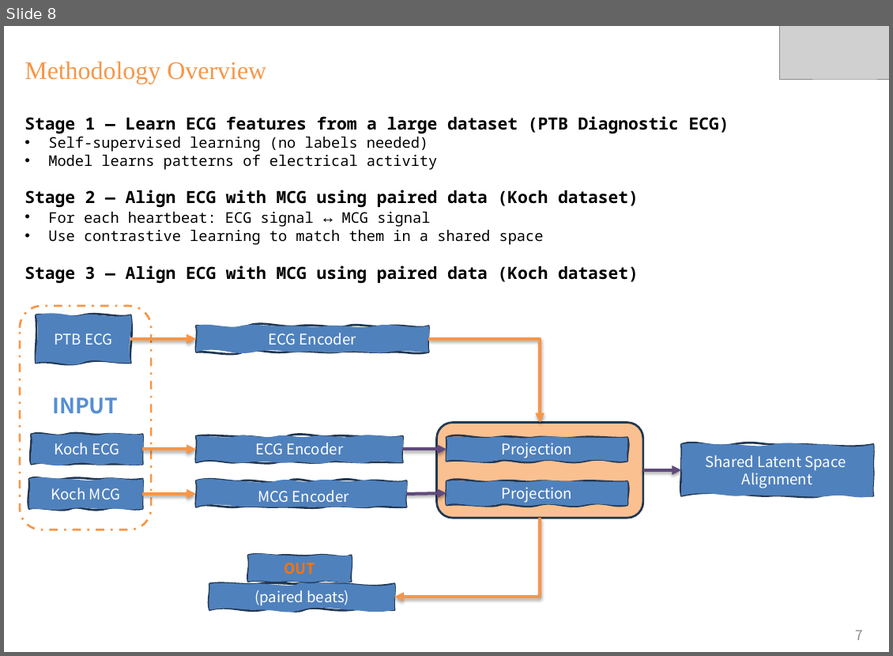
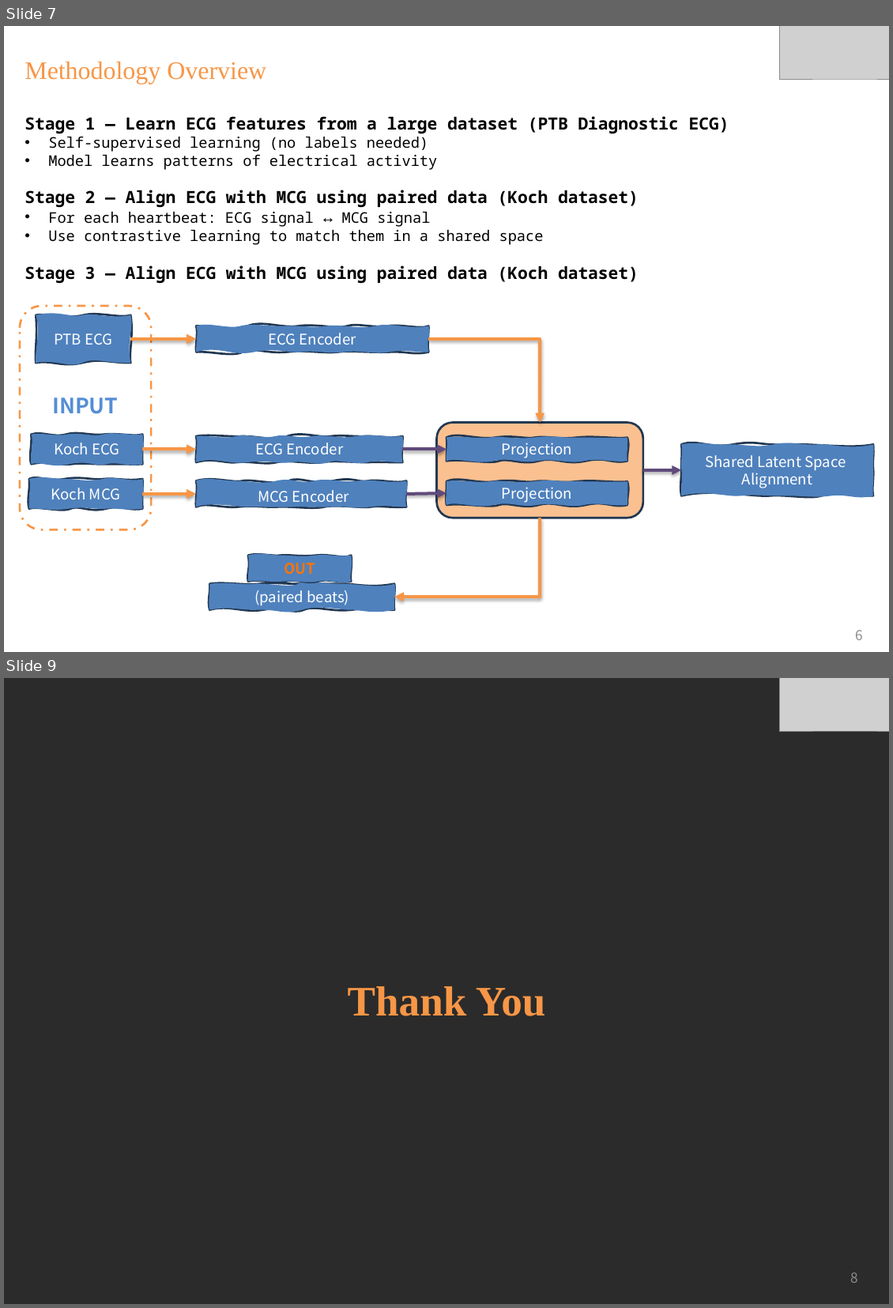
Before and after one commit to RafsanJany-44/Game_of_SQUIDE, a slide deck: SLIDE_24.pptx. Shown one above the other, each under a label of ours: slide 8 before the commit, slides 7 and 9 after it; the slides between them are not shown. The pictures are 893x656 and 893x1308 pixels, drawn with LibreOffice and Linux fonts; fonts in the diff are those of the drawing; grey boxes stand for pictures; background and template pictures are left out; a plain dark background stands for a picture behind light text. Boxes give left, top, right and bottom in pixels: in the first picture for what was removed or moved away, otherwise in the second. Text is boxed around its words. In the diff, an @@ line names an element or a change of style, - is before the commit and + after.

```diff
--- a/SLIDE_24.pptx
+++ b/SLIDE_24.pptx
@@ slide 9 added at [4, 678, 889, 1304], background picture (left out) @@
@@ picture added at [780, 678, 889, 731] @@
@@ text added at [348, 986, 546, 1016], 40 pt, text #F79646, bold @@
+Thank You
@@ page number added at [850, 1272, 858, 1282], 13 pt, text #8C8C8C @@
+8
@@ what was slide 8 is now slide 7 @@
@@ page number at [856, 630, 864, 640]: text changed @@
-7
+6
```
Also in this commit, not shown: 1 slide changed, 1 other slide added, 3 slides removed, 2 other files.
